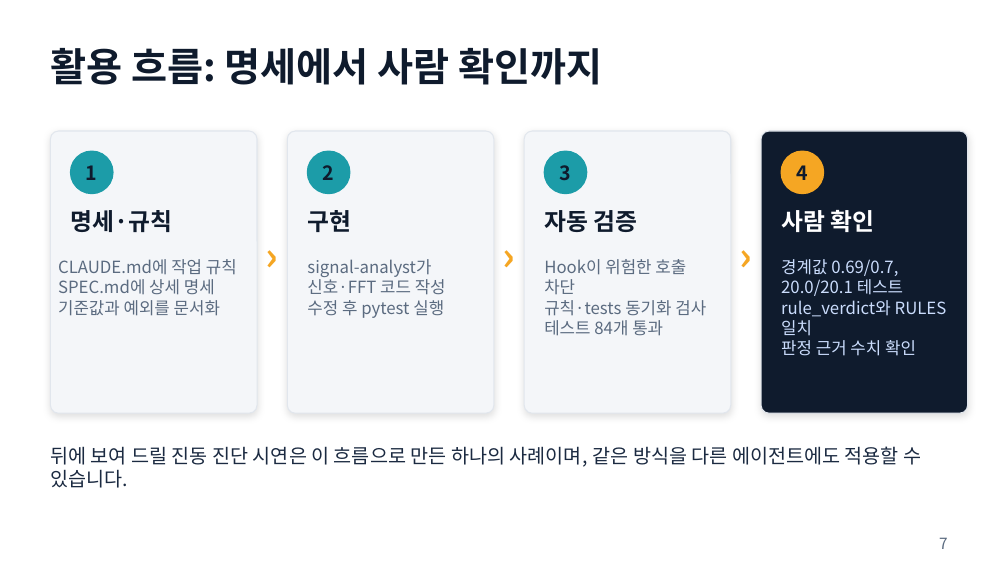
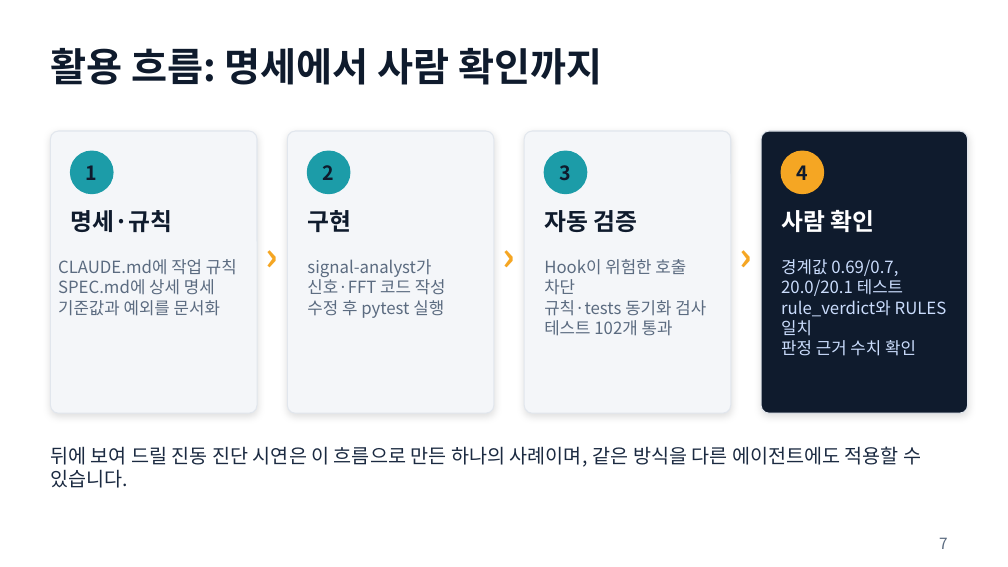
Before and after one commit to njpark22-eng/test, a slide deck: slide 7 of vibe-agent-demo-1.pptx. Drawn at 1008x567 pixels with LibreOffice and Linux fonts; fonts in the diff are those of the drawing. Boxes give left, top, right and bottom in pixels: in the first picture for what was removed or moved away, otherwise in the second. Text is boxed around its words. In the diff, an @@ line names an element or a change of style, - is before the commit and + after.

```diff
--- a/vibe-agent-demo-1.pptx
+++ b/vibe-agent-demo-1.pptx
@@ text at [544,320,673,336]: text changed @@
-테스트 84개 통과
+테스트 102개 통과
```
Also in this commit, not shown: 3 other slides changed.
